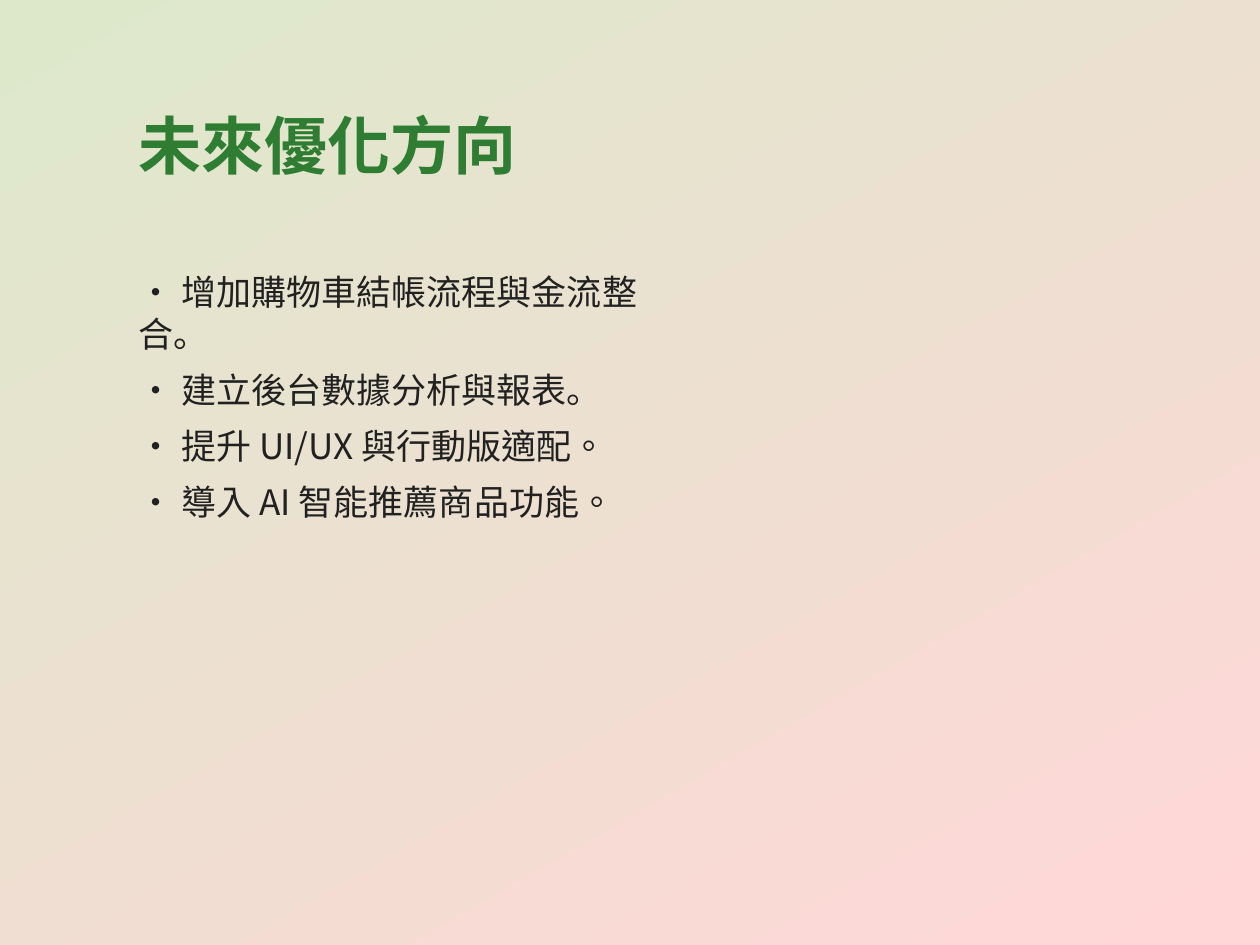
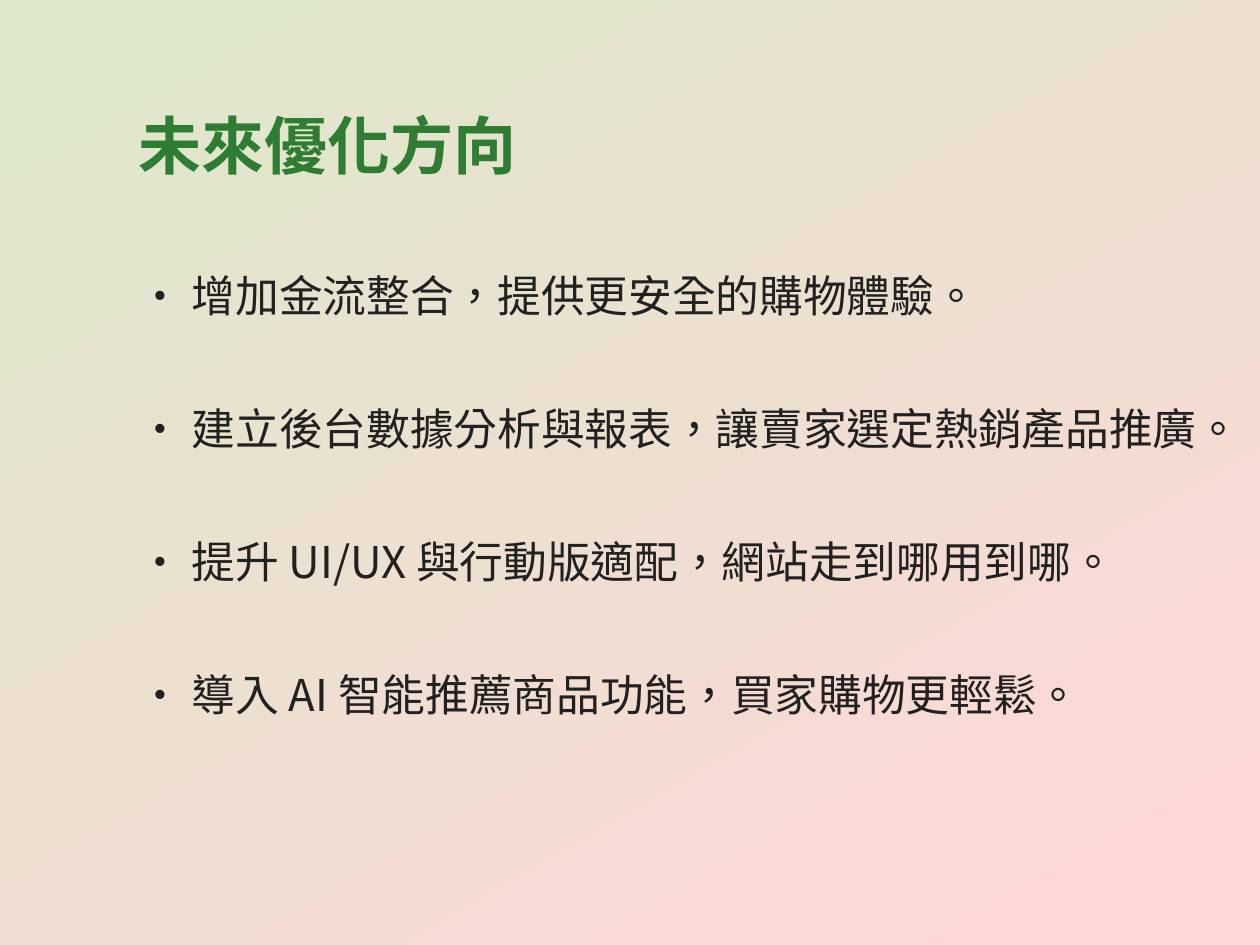
Before and after one commit to CYX1025/EasyBuyFarm, a slide deck: slide 26 of EasyBuyFarm_專案簡報.pptx (slide 20 before the commit). Drawn at 1260x945 pixels with LibreOffice and Linux fonts; fonts in the diff are those of the drawing. Boxes give left, top, right and bottom in pixels: in the first picture for what was removed or moved away, otherwise in the second. Text is boxed around its words. In the diff, an @@ line names an element or a change of style, - is before the commit and + after.

```diff
--- a/EasyBuyFarm_專案簡報.pptx
+++ b/EasyBuyFarm_專案簡報.pptx
@@ text at [192,275,1240,715]: text changed; size 20 to 25 pt @@
-• 增加購物車結帳流程與金流整合。
-• 建立後台數據分析與報表。
-• 提升 UI/UX 與行動版適配。
-• 導入 AI 智能推薦商品功能。
+• 增加金流整合，提供更安全的購物體驗。
+• 建立後台數據分析與報表，讓賣家選定熱銷產品推廣。
+• 提升 UI/UX 與行動版適配，網站走到哪用到哪。
+• 導入 AI 智能推薦商品功能，買家購物更輕鬆。
```
Also in this commit, not shown: 17 other slides changed, 6 slides added.
